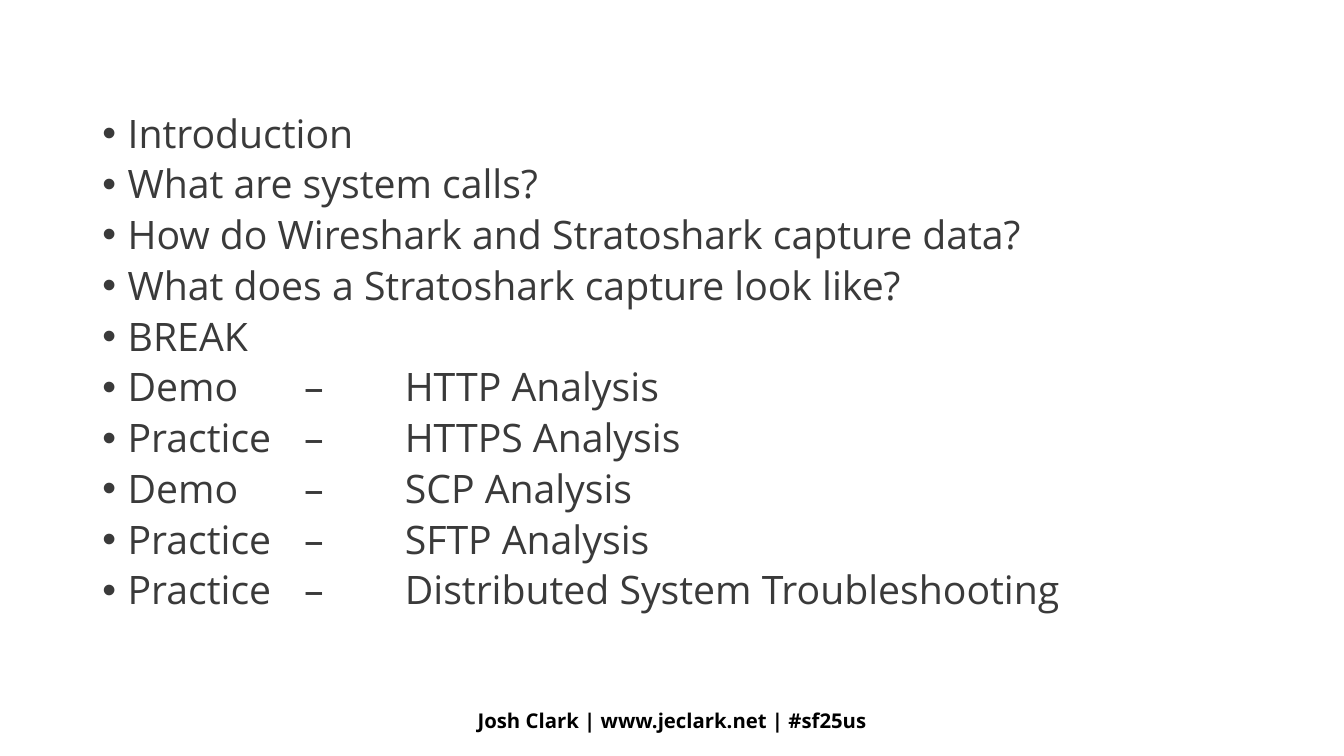
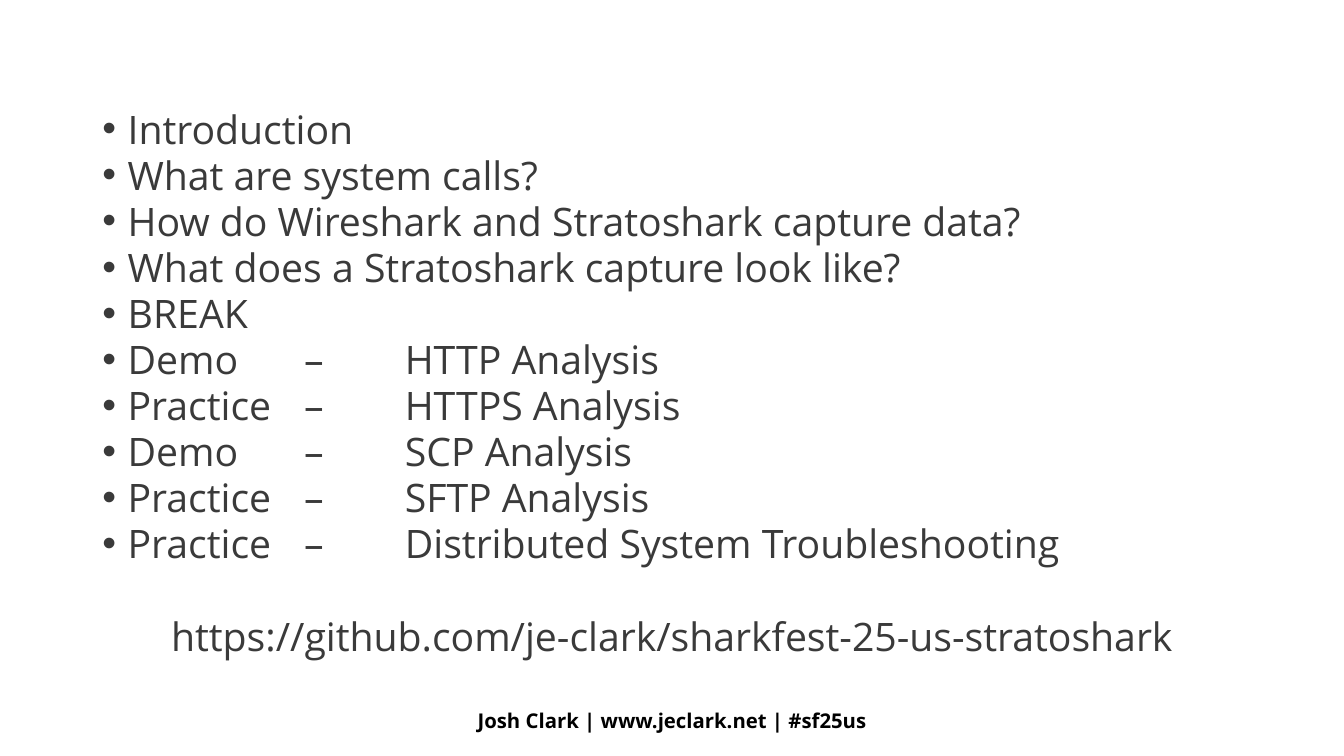
Before and after one commit to je-clark/sharkfest-25-us-stratoshark, a slide deck: slide 2 of syscall_spelunker_slides.pptx. Drawn at 1344x756 pixels with LibreOffice and Linux fonts; fonts in the diff are those of the drawing; background and template pictures are left out. Boxes give left, top, right and bottom in pixels: in the first picture for what was removed or moved away, otherwise in the second. Text is boxed around its words. In the diff, an @@ line names an element or a change of style, - is before the commit and + after.

```diff
--- a/syscall_spelunker_slides.pptx
+++ b/syscall_spelunker_slides.pptx
@@ text at (128, 114, 1060, 568): line spacing 0.9 to 0.8 @@
@@ text at (171, 621, 1172, 661): paragraph added @@
+https://github.com/je-clark/sharkfest-25-us-stratoshark
```
Also in this commit, not shown: 2 other slides changed, 1 other file.
